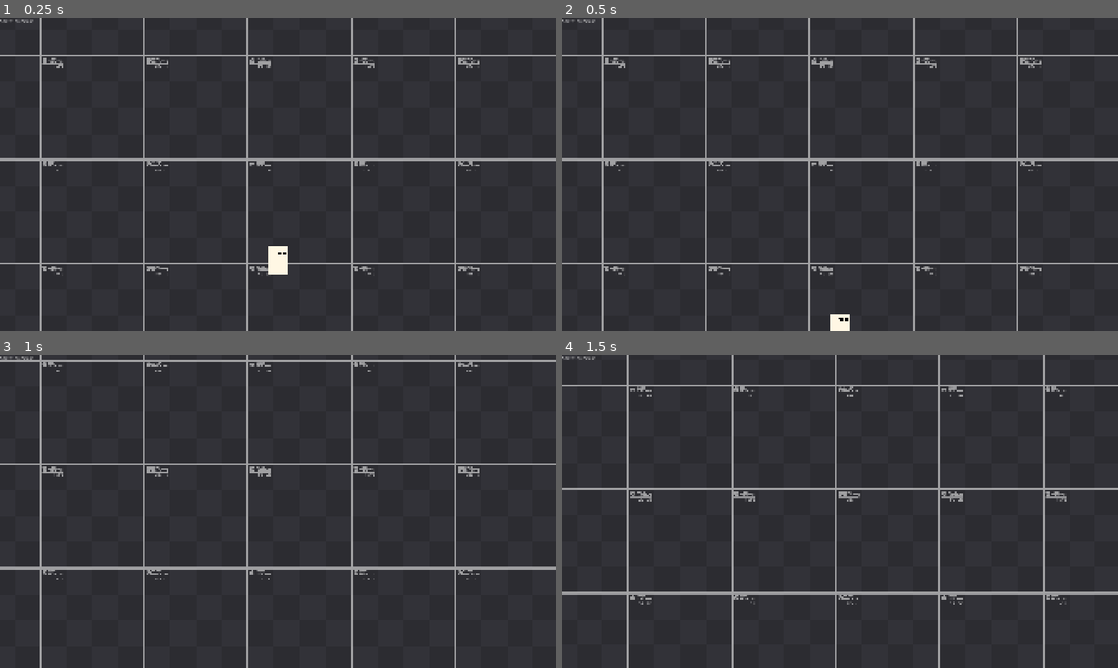
Above: before the commit, frames 1-4 (two rows, left to right).
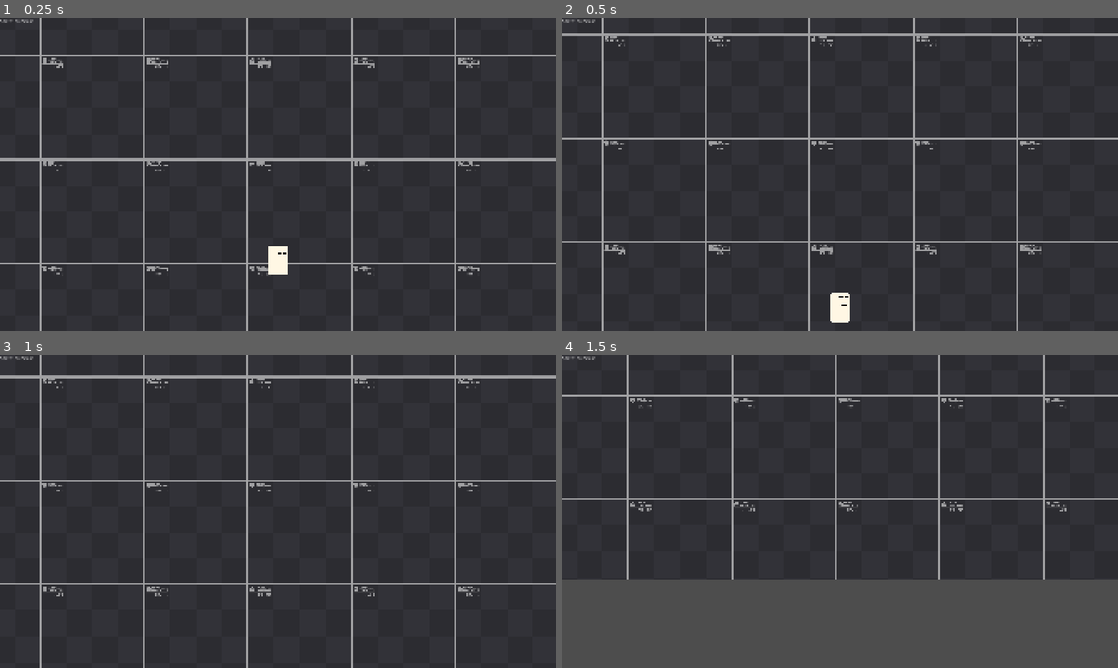
Above: after the commit, the same moments.

Repository: yasukawa426/2d-platformer-godot
Game: Godot game, scene res://scenes/main.tscn
Two runs of this game, one before a commit and one after it. Both use one fixed random seed, a clock stepped at 60 frames per second and the inputs below.
Inputs (mouse positions are in pixels of both pictures, inside the frame that each line leads up to):
- Up to frame 1 (0.25 s): no input
- Up to frame 2 (0.5 s): no input
- Up to frame 3 (1 s): move the mouse to (400, 495) at 0.52 s; hold D (move_right) from 0.53 s (still down); tap Space (jump) at 0.77 s
- Up to frame 4 (1.5 s): keep holding D (move_right); move the mouse to (728, 527) at 1.27 s

Frame 1 is identical in both runs. In frame 2, 5.7% of the frame differs, in the area x 0-100%, y 4-100%; in frame 3, 5.4%; in frame 4, 31%, in the area x 0-100%, y 9-100%.

Commit message:
feat: revert bottom marging drag from camera to 0.2

Diff:
--- a/scenes/player/player.tscn
+++ b/scenes/player/player.tscn
@@ -82,7 +82,6 @@
 drag_horizontal_enabled = true
 drag_vertical_enabled = true
 drag_top_margin = 0.8
-drag_bottom_margin = 0.8
 
 [node name="StateMachine" type="Node" parent="." unique_id=1175196843 node_paths=PackedStringArray("starting_state")]
 script = ExtResource("2_0owmy")
